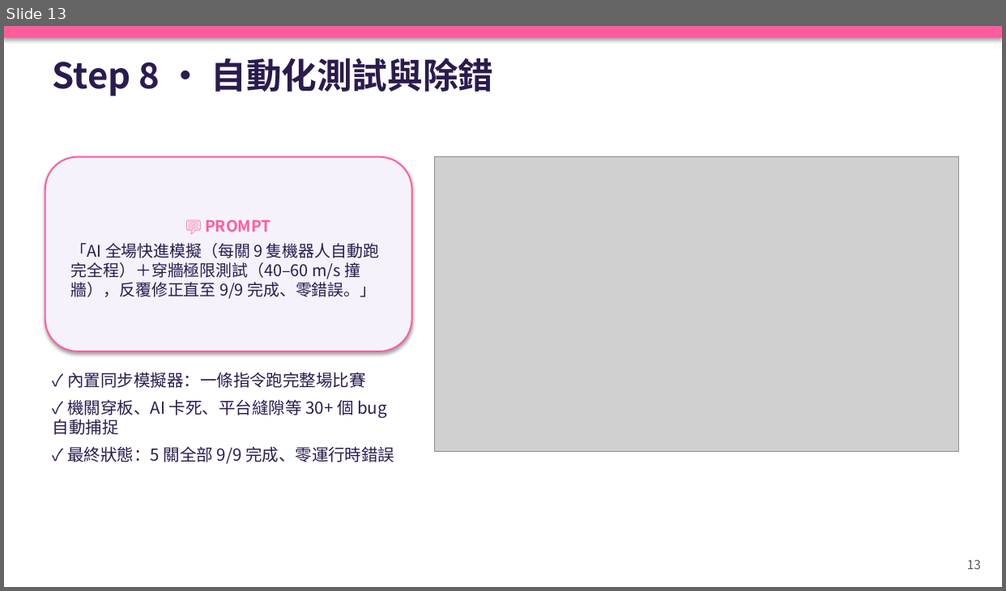
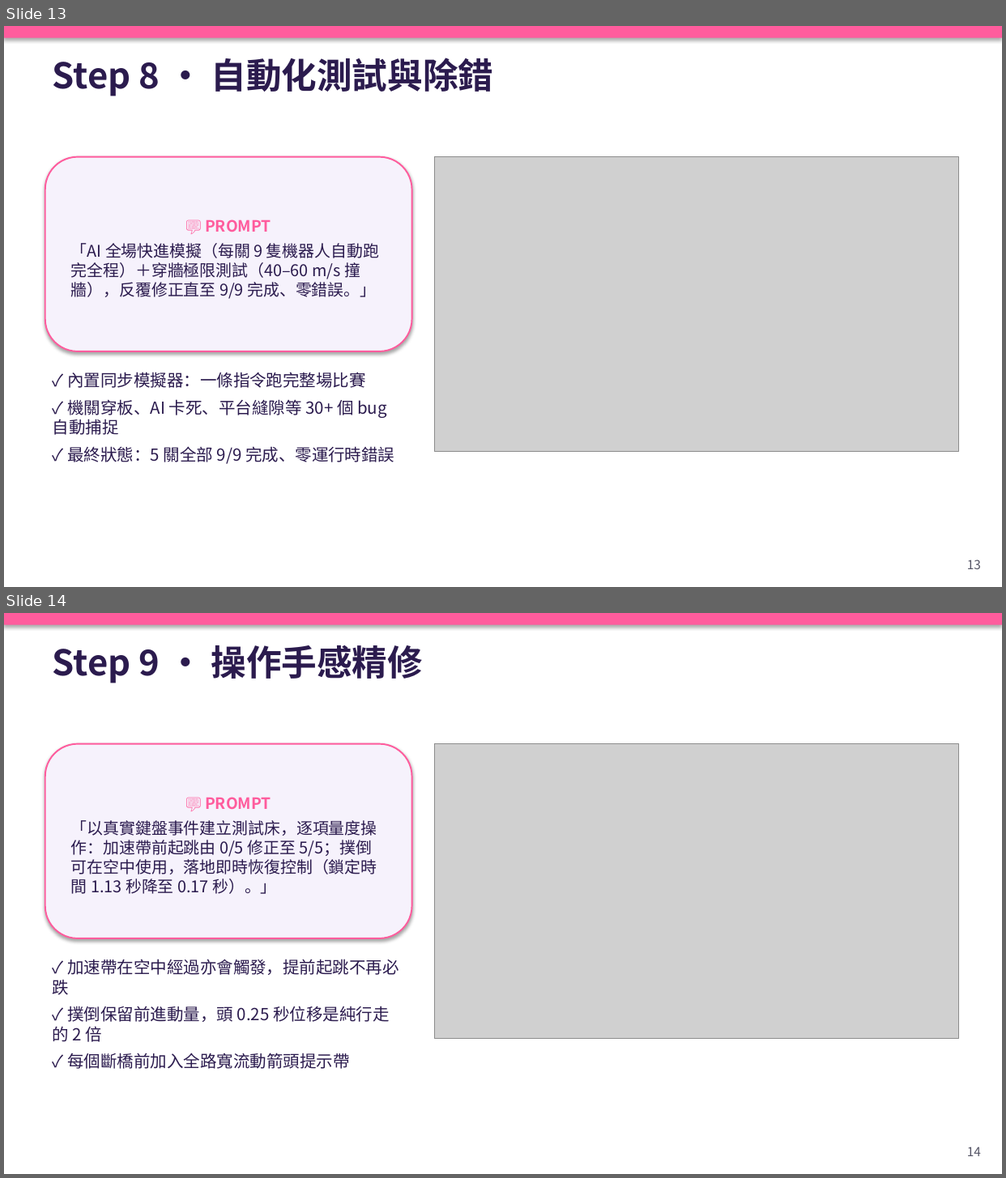
Before and after one commit to chengkaho98-svg/Mini3Dgame, a slide deck: 糖糖大亂鬥_AI開發Playbook.pptx. Shown one above the other, each under a label of ours: slide 13 before the commit, slides 13 and 14 after it. The pictures are 1006x591 and 1006x1178 pixels, drawn with LibreOffice and Linux fonts; fonts in the diff are those of the drawing; grey boxes stand for pictures. Boxes give left, top, right and bottom in pixels: in the first picture for what was removed or moved away, otherwise in the second. Text is boxed around its words. In the diff, an @@ line names an element or a change of style, - is before the commit and + after.

Commit message:
Fix edge-bumper wedge; cheaper split post FX; fairer win%; Playbook extended to 20 slides (ZH+EN)
Bumpers (E1)
- Root cause of the remaining 34 wedged cases: 7 bumpers stuck out past the
  road rail, so a player clamped on the rail touched the ball's outer face and
  the round push-out pinned them against the wall. Pulled them in so the ball
  edge sits ~0.3m inside the rail.
- Same 168-case matrix (8 clusters x 3 starts x 7 inputs): 134/168 -> 168/168,
  0 wedged, 0 falls. Average bumps through a cluster dropped (L1 c2: 9.5 -> 2.3).

Split-screen post FX (corrects an earlier claim)
- Measured properly with GPU sync: 4-view split with SSAO on every view was
  15.8ms, not the 60 FPS reported before. SSAO now runs only with up to 2
  views; 3-4 views keep bloom. 4-way split: 10.4ms (96 FPS on RTX 5070 Ti).

Win% (analytics.js)
- Softmax temperature now widens early and tightens late: mid-race nobody
  reads 0% (was 5 of 8 racers at 0% seconds after the start).
- Once someone has finished first, still-running racers can no longer show
  100% (only the winner keeps it).

Playbook: +5 steps (game feel, lighting/materials, outlines+split post FX,
test matrix, win% + local-LLM commentator), + analytics architecture diagram,
refreshed results. 14 -> 20 slides, ZH and EN. Visual gate 20/20 on both.
Step 9 and Step 12 reuse earlier screenshots.

Verified: bumper matrix 168/168; all 5 levels 9/9 bots; zero runtime errors.

```diff
--- a/糖糖大亂鬥_AI開發Playbook.pptx
+++ b/糖糖大亂鬥_AI開發Playbook.pptx
@@ slide 14 added at (4, 613, 1002, 1174), background #FFFFFF @@
@@ rectangle added at (4, 613, 1002, 625), fill #FF5C9D @@
@@ text added at (53, 645, 423, 683), 34 pt, text #2B1B4E, bold @@
+Step 9 · 操作手感精修
@@ rounded rectangle added at (45, 744, 412, 939), fill #F6F2FC, outline #FF5C9D 1.5 pt, 15.5 pt, text #2B1B4E @@
+💬 PROMPT
+「以真實鍵盤事件建立測試床，逐項量度操作：加速帶前起跳由 0/5 修正至 5/5；撲倒可在空中使用，落地即時恢復控制（鎖定時間 1.13 秒降至 0.17 秒）。」
@@ picture added at (434, 744, 958, 1039) @@
@@ text added at (53, 959, 398, 1069), 16 pt, text #2B1B4E @@
+✓ 加速帶在空中經過亦會觸發，提前起跳不再必跌
+✓ 撲倒保留前進動量，頭 0.25 秒位移是純行走的 2 倍
+✓ 每個斷橋前加入全路寬流動箭頭提示帶
@@ text added at (967, 1147, 981, 1157), 12 pt, text #555566 @@
+14
```
Also in this commit, not shown: 2 slides changed, 5 other slides added, 25 other files.
